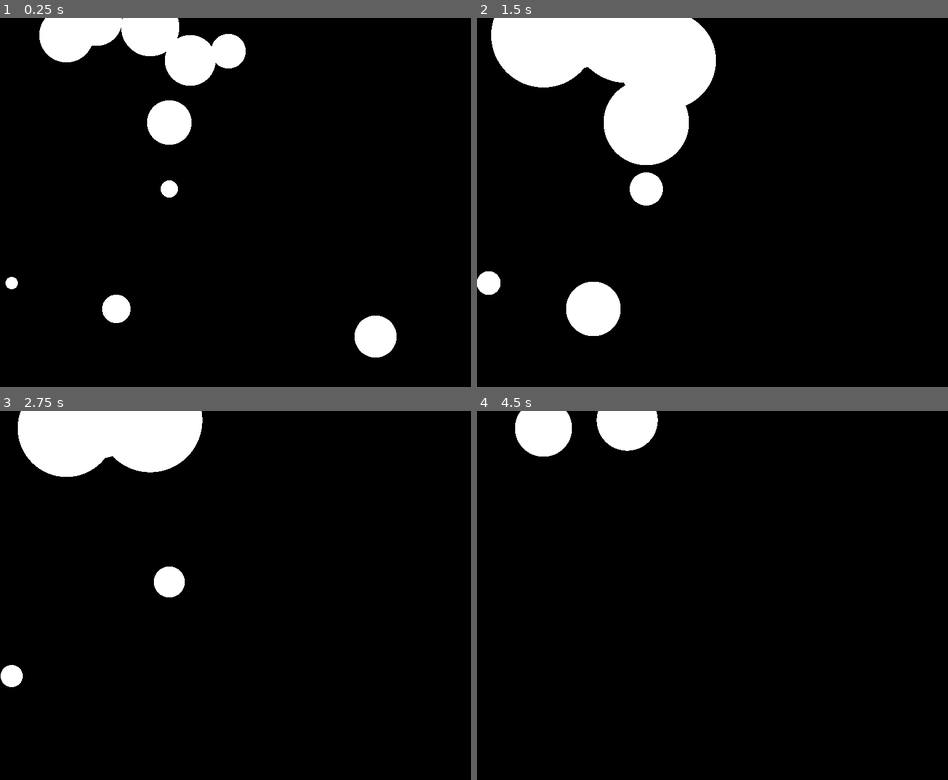
Above: before the commit, frames 1-4 (two rows, left to right).
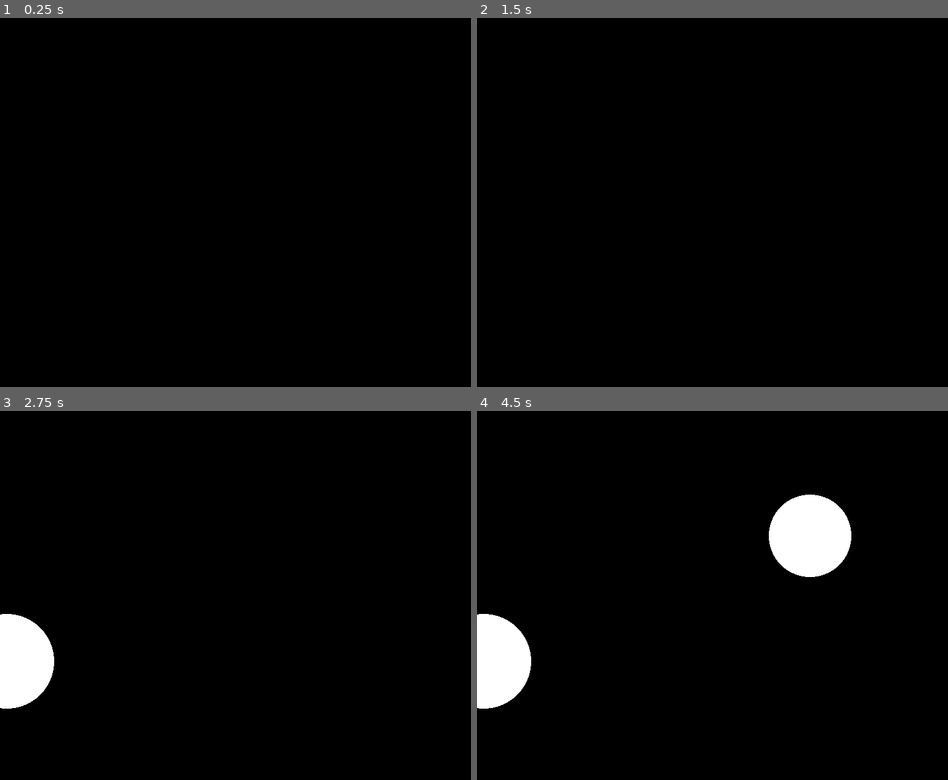
Above: after the commit, the same moments.

Repository: KowalewskajA/GdPath
Game: Godot game, scene res://Game.tscn
The game is run twice, just before and just after one commit, with the same random seed, the same clock (stepped at 60 frames per second) and the same inputs. The project has no main scene, so this scene is started directly.
Inputs (mouse positions are in pixels of both pictures, inside the frame that each line leads up to):
- Up to frame 1 (0.25 s): no input
- Up to frame 2 (1.5 s): move the mouse to (830, 184) at 0.52 s; hold D 0.53-1.28 s; hold E 0.53-1.28 s; click (830, 184) at 0.67 s; move the mouse to (623, 220) at 1.27 s; hold S from 1.28 s (still down); tap E at 1.35 s
- Up to frame 3 (2.75 s): move the mouse to (296, 514) at 2.02 s; release S at 2.03 s; hold D from 2.03 s (still down); hold E from 2.03 s (still down)
- Up to frame 4 (4.5 s): move the mouse to (698, 669) at 2.77 s; release E at 2.78 s; tap E at 2.85, 4.35 s; click (698, 669) at 2.92 s; move the mouse to (872, 650) at 3.52 s; release D at 3.53 s; hold E 3.53-4.28 s; hold S from 3.53 s (still down); move the mouse to (575, 540) at 4.27 s

The runs differ from the first frame. In frame 1, 6.6% of the frame differs, in the area x 1-85%, y 0-92%; in frame 2, 13%, in the area x 0-51%, y 0-87%; in frame 3, 8.4%; in frame 4, 7.9%.

Commit message:
Followed the series with the engine code (Areas, Rooms etc.)

Diff:
--- a/Game.gd
+++ b/Game.gd
@@ -1,12 +1,12 @@
 class_name Game extends Node2D
 
 var timer: Timer
-var rng = RandomNumberGenerator.new()
 var current_scene
 
 # Called when the node enters the scene tree for the first time.
 func _ready():
-	current_scene = CircleScene.new()
+	#current_scene = CircleScene.new()
+	current_scene = Stage.new()
 	add_child(current_scene)
 
 # Called every frame. 'delta' is the elapsed time since the previous frame.
--- a/Game.tscn
+++ b/Game.tscn
@@ -1,6 +1,11 @@
-[gd_scene load_steps=2 format=3 uid="uid://bitxg2sb26a3o"]
+[gd_scene load_steps=4 format=3 uid="uid://bitxg2sb26a3o"]
 
+[ext_resource type="Shader" path="res://Shader/Game.gdshader" id="1_c5o5t"]
 [ext_resource type="Script" path="res://Game.gd" id="1_hisi6"]
 
+[sub_resource type="ShaderMaterial" id="ShaderMaterial_4nm4v"]
+shader = ExtResource("1_c5o5t")
+
 [node name="Game" type="Node2D"]
+material = SubResource("ShaderMaterial_4nm4v")
 script = ExtResource("1_hisi6")
--- /dev/null
+++ b/Objects/ChangingCircle.gd
@@ -0,0 +1,31 @@
+class_name ChangingCircle extends GameObject
+
+var radius
+
+func _init(a, x=0, y=0, opts={radius=100}):
+	super(a, x, y, opts)
+
+# Called when the node enters the scene tree for the first time.
+func _ready():
+	tween = create_tween()
+	tween.set_ease(Tween.EASE_IN_OUT).set_trans(Tween.TRANS_CUBIC)
+	tween.tween_property(self, "radius", 2*radius, 2)
+	tween.tween_property(self, "radius", radius, 2)
+	tween.set_loops()
+
+# Called every frame. 'delta' is the elapsed time since the previous frame.
+func _process(delta):
+	queue_redraw()
+
+func _draw():
+	draw_circle(Vector2(0, 0), self.radius, Color.WHITE)
+
+func create_animation(type: String):
+	if tween:
+		tween.kill()
+	tween = create_tween()
+	tween.set_ease(Tween.EASE_IN_OUT).set_trans(Tween.TRANS_CUBIC)
+	if type == "e":
+		tween.tween_property(self, "radius", self.radius + 25, 2)
+	if type == "s":
+		tween.tween_property(self, "radius", self.radius - 25, 2)
--- a/Objects/Circle.gd
+++ b/Objects/Circle.gd
@@ -1,58 +1,23 @@
-class_name Circle extends Node2D
+class_name Circle extends GameObject
 
-@export var radius:float
-@export var creation_time:Dictionary
-var tween
+var radius
 
-#Create a Circle class that receives x, y and radius arguments in its constructor,
-#has x, y, radius and creation_time attributes and has update and draw methods.
-#The x, y and radius attributes should be initialized to the values passed in
-#from the constructor and the creation_time attribute should be initialized to the
-#relative time the instance was created (see love.timer).
-#
-#The update method should receive a dt argument and the draw function should draw
-#a white filled circle centered at x, y with radius radius (see love.graphics).
-#An instance of this Circle class should be created at position 400, 300 with radius 50.
-#It should also be updated and drawn to the screen. This is what the screen should look like:
-
-func _init(x=0, y=0, r=100):
-	position = Vector2(x, y)
-	radius = r
-	creation_time = Time.get_time_dict_from_system()
+func _init(a, x=0, y=0, opts={radius=100}):
+	super(a, x, y, opts)
 
 # Called when the node enters the scene tree for the first time.
 func _ready():
-#	24. Taking the previous example of the expanding and shrinking circle,
-#	it expands once and then shrinks once. How would you change that code
-#	so that it expands and shrinks continually forever?
-	tween = create_tween()
-	tween.set_ease(Tween.EASE_IN_OUT).set_trans(Tween.TRANS_CUBIC)
-	tween.tween_property(self, "radius", 2*radius, 2)
-	tween.tween_property(self, "radius", radius, 2)
-	tween.set_loops()
-	pass
+	timer.set_autostart(true)
+	timer.set_wait_time(randf_range(2, 4))
+	timer.timeout.connect(_die)
+	add_child(timer)
 
 # Called every frame. 'delta' is the elapsed time since the previous frame.
 func _process(delta):
-#	26. Bind
-#		the e key to expand the circle when pressed and
-#		the s to shrink the circle when pressed.
-#	Each new key press should cancel any expansion/shrinking that is still happening.
-#	if Input.is_physical_key_pressed(KEY_E):
-#		create_animation("e")
-#	if Input.is_physical_key_pressed(KEY_S):
-#		create_animation("s")
 	queue_redraw()
 
 func _draw():
-	draw_circle(Vector2(0, 0), radius, Color.WHITE)
+	draw_circle(Vector2(0, 0), self.radius, Color.WHITE)
 
-func create_animation(type: String):
-	if tween:
-		tween.kill()
-	tween = create_tween()
-	tween.set_ease(Tween.EASE_IN_OUT).set_trans(Tween.TRANS_CUBIC)
-	if type == "e":
-		tween.tween_property(self, "radius", radius + 25, 2)
-	if type == "s":
-		tween.tween_property(self, "radius", radius - 25, 2)
+func _die():
+	dead = true
--- a/Scenes/CircleScene.gd
+++ b/Scenes/CircleScene.gd
@@ -1,7 +1,6 @@
 class_name CircleScene extends Node2D
 
 var timer: Timer
-var rng = RandomNumberGenerator.new()
 var current_scene
 var circles = Array()
 var circle
@@ -9,7 +8,7 @@
 # Called when the node enters the scene tree for the first time.
 func _ready():
 	for i in range(10):
-		circle = Circle.new(rng.randi_range(0, 800), rng.randi_range(0, 600), rng.randi_range(10, 50))
+		circle = Circle.new(self, randi_range(0, 800), randi_range(0, 600), {radius = randi_range(10, 50)})
 		circles.append(circle)
 		add_child(circle)
 	timer = Timer.new()
@@ -20,11 +19,18 @@
 
 # Called every frame. 'delta' is the elapsed time since the previous frame.
 func _process(delta):
-	pass
+	for index in circles.size():
+		if is_instance_valid(circles[index-1]) == true:
+			circle = circles[index-1]
+			if circle.dead == true:
+				#print("Dead found, circles.size()=" + str(circles.size()))
+				circles.pop_at(index-1)
+				remove_child(circle)
+				circle.queue_free()
 
 func _destroy_circle():
-	circle = circles.pop_front()
-	remove_child(circle)
-	circle.queue_free()
+	circle = circles.pick_random()
+	if is_instance_valid(circle) == true:
+		circle.set("dead", true)
 	if circles.size() == 0:
 		timer.stop()
--- /dev/null
+++ b/Scenes/Stage.gd
@@ -0,0 +1,35 @@
+class_name Stage extends Node2D
+
+var timer: Timer
+var current_scene
+var area:Area
+
+#48. Create a Stage room that has an Area in it. Then create a Circle object that inherits
+#from GameObject and add an instance of that object to the Stage room at a random position
+#every 2 seconds. The Circle instance should kill itself after a random amount of time
+#between 2 and 4 seconds.
+
+# Called when the node enters the scene tree for the first time.
+func _ready():
+	area = Area.new()
+	add_child(area)
+	timer = Timer.new()
+	timer.set_autostart(true)
+	timer.set_wait_time(2)
+	timer.timeout.connect(_create_circle)
+	add_child(timer)
+
+# Called every frame. 'delta' is the elapsed time since the previous frame.
+func _process(delta):
+	var found = area.get_gameobjects(
+		func(obj):
+			if obj is Circle:
+				return true
+			else:
+				return false
+	)
+	print(found.size())
+
+func _create_circle():
+	area.add_gameobject(Circle, randi_range(0, 800), randi_range(0, 600), {radius = randi_range(50, 100)})
+	#area.add_gameobject(ChangingCircle, randi_range(0, 800), randi_range(0, 600), {radius = randi_range(50, 100)})
--- /dev/null
+++ b/Shader/Game.gdshader
@@ -0,0 +1,6 @@
+shader_type canvas_item;
+
+void fragment() {
+	// Place fragment code here.
+	COLOR = vec4(0.4, 0.6, 0.9, 1.0);
+}
--- /dev/null
+++ b/Utility/Area.gd
@@ -0,0 +1,30 @@
+class_name Area extends Node2D
+
+var timer: Timer
+var game_objects = Array()
+
+# Called when the node enters the scene tree for the first time.
+func _ready():
+	pass
+
+# Called every frame. 'delta' is the elapsed time since the previous frame.
+func _process(_delta):
+	for index in game_objects.size():
+		if is_instance_valid(game_objects[index-1]) == true:
+			var game_object = game_objects[index-1]
+			if game_object.get("dead") == true:
+				game_objects.pop_at(index-1)
+				remove_child(game_object)
+				game_object.queue_free()
+
+func add_gameobject(game_object_type, x=0, y=0, opts={}):
+	var game_object = game_object_type.new(self, x, y, opts)
+	game_objects.append(game_object)
+	add_child(game_object)
+
+func get_gameobjects(f:Callable):
+	var found_objects = Array()
+	for object in game_objects:
+		if f.call(object) == true:
+			found_objects.append(object)
+	return found_objects
--- /dev/null
+++ b/Utility/GameObject.gd
@@ -0,0 +1,26 @@
+class_name GameObject extends Node2D
+
+var area:Node2D
+var timer:Timer
+var tween:Tween
+var dead:bool
+
+func _init(a, x=0, y=0, opts={}):
+	area = a
+	position = Vector2(x, y)
+	timer = Timer.new()
+	dead = false
+	if opts.size() > 0:
+		for key in opts:
+			self.set(key, opts[key])
+
+# Called when the node enters the scene tree for the first time.
+func _ready():
+	pass # Replace with function body.
+
+# Called every frame. 'delta' is the elapsed time since the previous frame.
+func _process(delta):
+	pass
+
+func _draw():
+	pass
